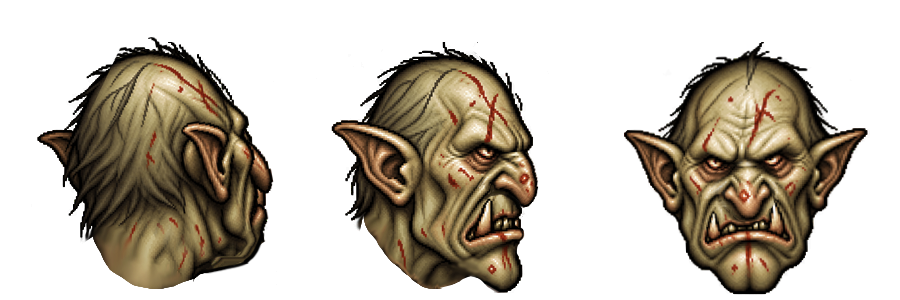
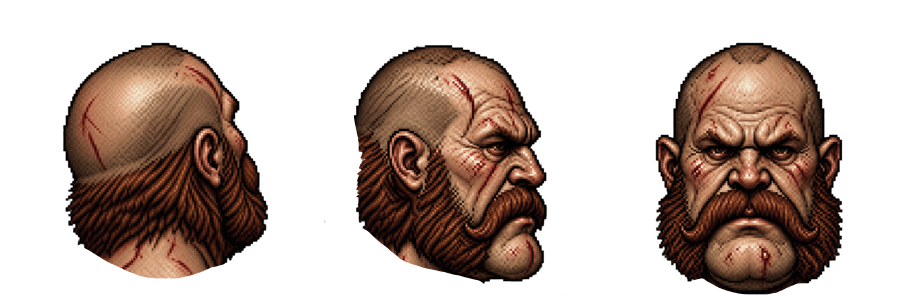
The second (900, 300) image is a revision of the first. Changes to its layers:
showed "Layer 5" over (x1=48, y1=36, x2=847, y2=295)
hid "Layer 31" over (x1=31, y1=36, x2=870, y2=295)
